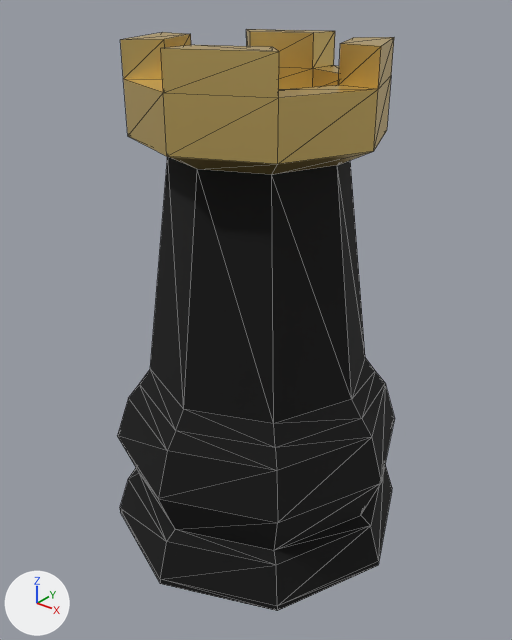
One commit to the glTF model app/src/main/assets/models/gercek5_r_b.glb: the scene before it, then after it.
Camera for both pictures: a 50 mm lens placed at (0.726, -0.915, 0.986), pointed at (0.003, -0.012, 0.426). The lights are fixed; the arrows at lower left show +X, +Y and +Z. The older version comes first. Mesh edges are drawn as thin lines. Vertices at exactly the same position are counted once.

Names of what the first picture shows: 'r_b'.
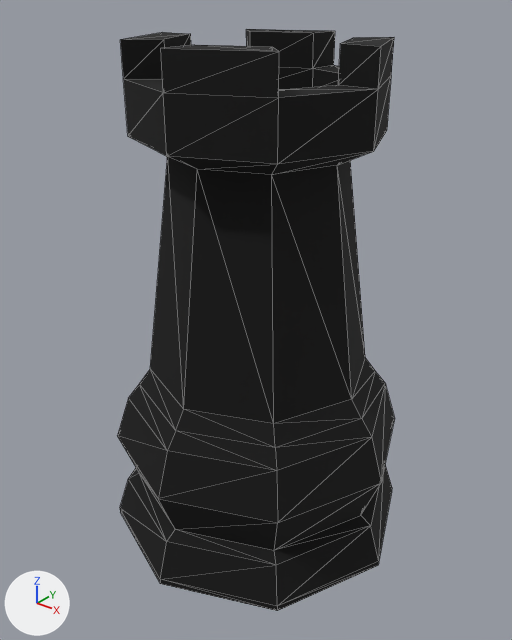
Location of each change, (x1, y1, x2, y2) in pixels of the pictures (512 x 640 px):
part 1 of me_chesspiece_rook_003_cylinder_008_mesh, recoloured (yellow to black)
    both: (120, 29, 394, 175)

The change in detail:
me_chesspiece_rook_003_cylinder_008_mesh has 120 vertices, 236 faces and spans x -0.284..0.284, y -0.284..0.284, z 0.0..0.9.
me_chesspiece_rook_003_cylinder_008_mesh is used by ob_r_b; location (0.0, 0.0, 0.0).
me_chesspiece_rook_003_cylinder_008_mesh part 1: all 102 faces that had it switch from mat_tepe_altin (yellow #ebcb7c) to mat_black_piece (black #000000).
